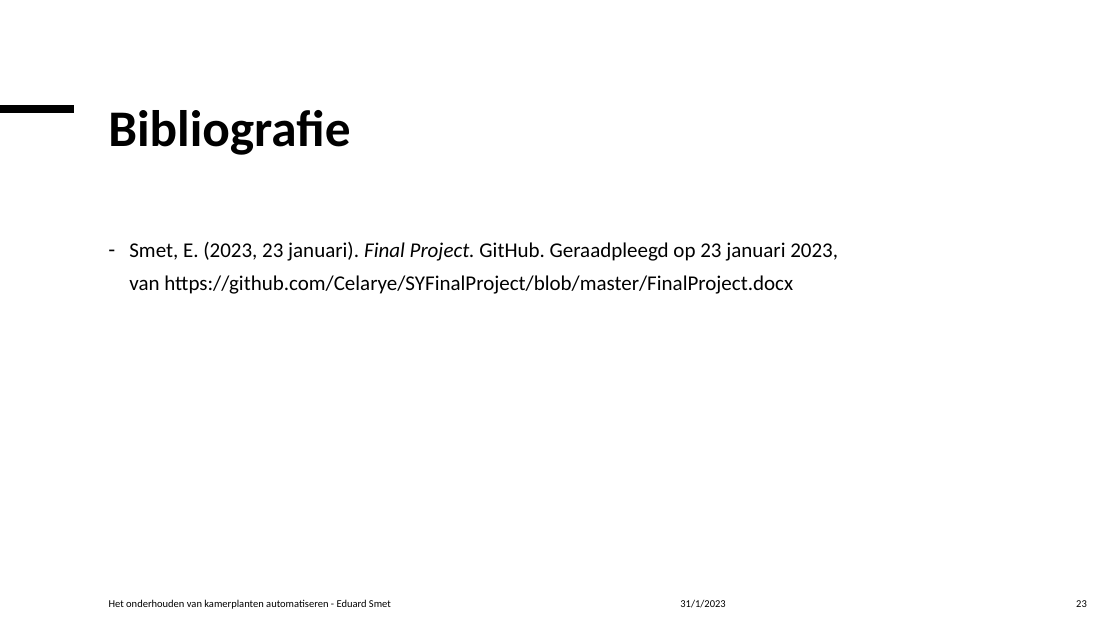
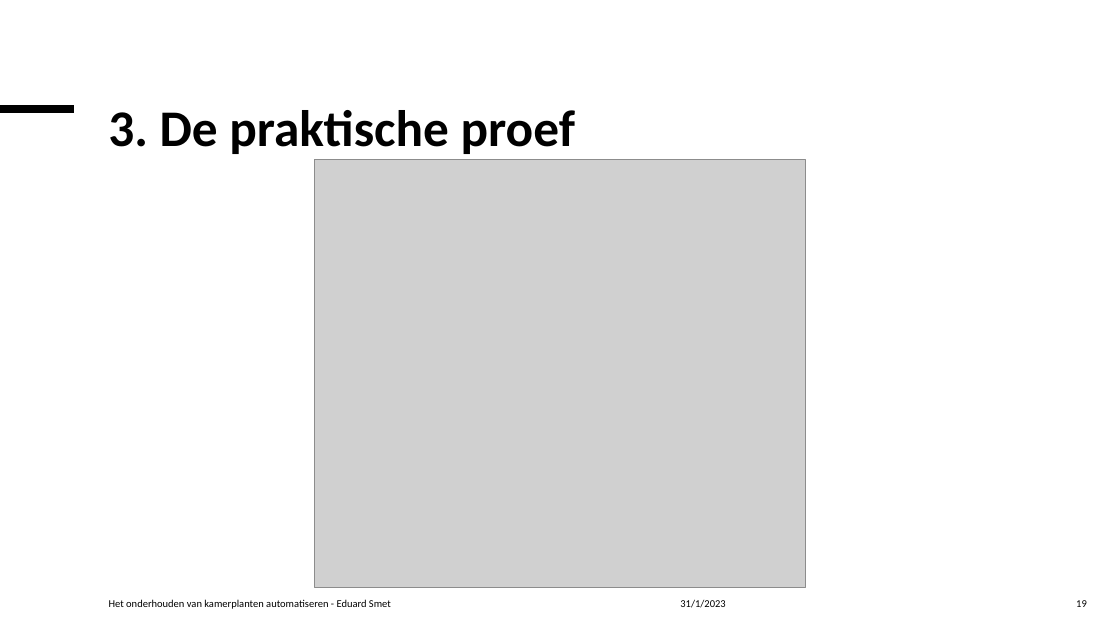
Before and after one commit to Celarye/syfinalproject, a slide deck: slide 19 of FinalProject.pptx (slide 23 before the commit). Drawn at 1120x630 pixels with LibreOffice and Linux fonts; fonts in the diff are those of the drawing; grey boxes stand for pictures. Boxes give left, top, right and bottom in pixels: in the first picture for what was removed or moved away, otherwise in the second. Text is boxed around its words. In the diff, an @@ line names an element or a change of style, - is before the commit and + after.

```diff
--- a/FinalProject.pptx
+++ b/FinalProject.pptx
@@ title at box(108, 110, 575, 154): text changed @@
-Bibliografie
+3. De praktische proef
@@ picture added at box(314, 160, 806, 587) @@
@@ text removed at box(129, 242, 838, 294) @@
-– Smet, E. (2023, 23 januari). Final Project. GitHub. Geraadpleegd op 23 januari 2023, van https://github.com/Celarye/SYFinalProject/blob/master/FinalProject.docx
@@ page number at box(1076, 600, 1087, 607): text changed @@
-23
+19
```
Also in this commit, not shown: 20 other slides changed, 4 slides added.
